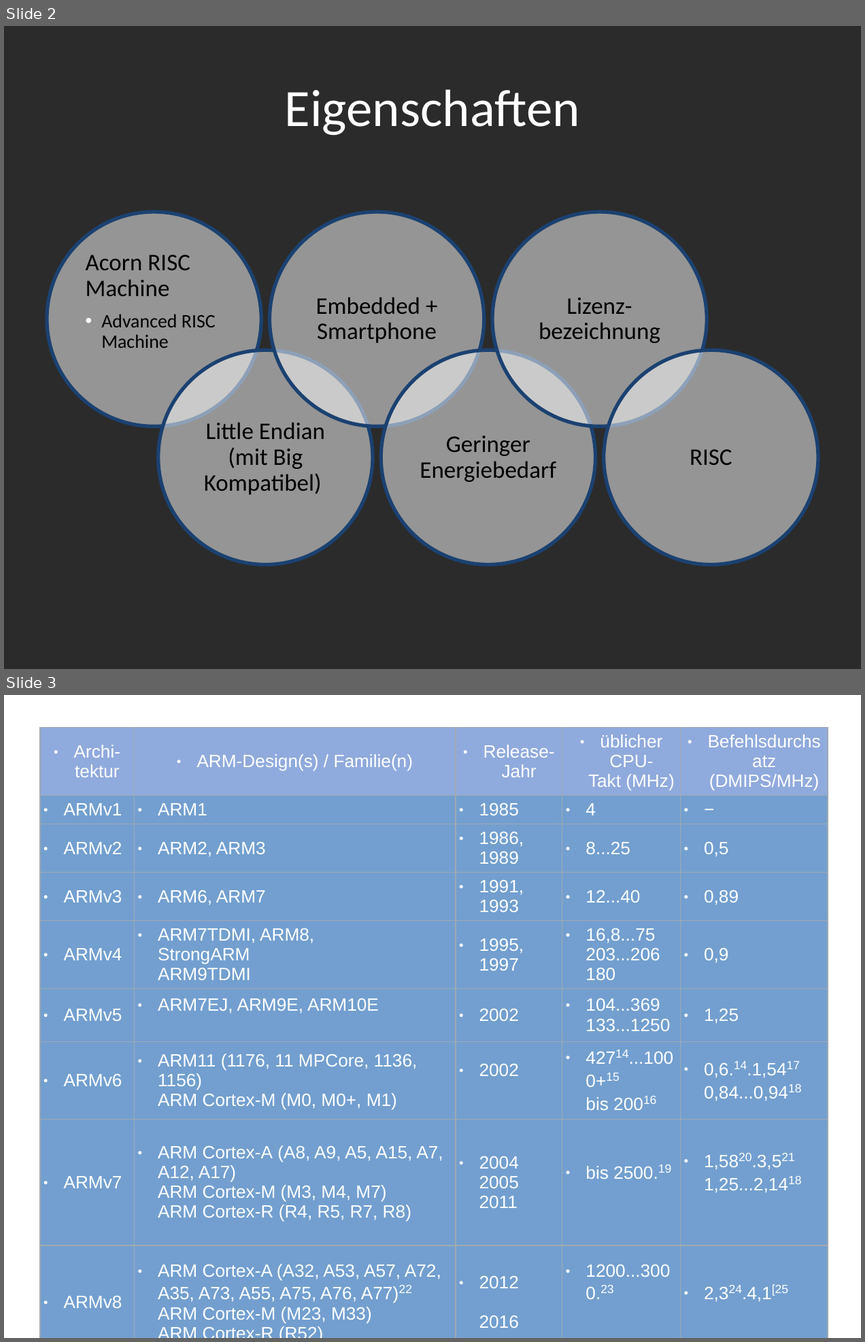
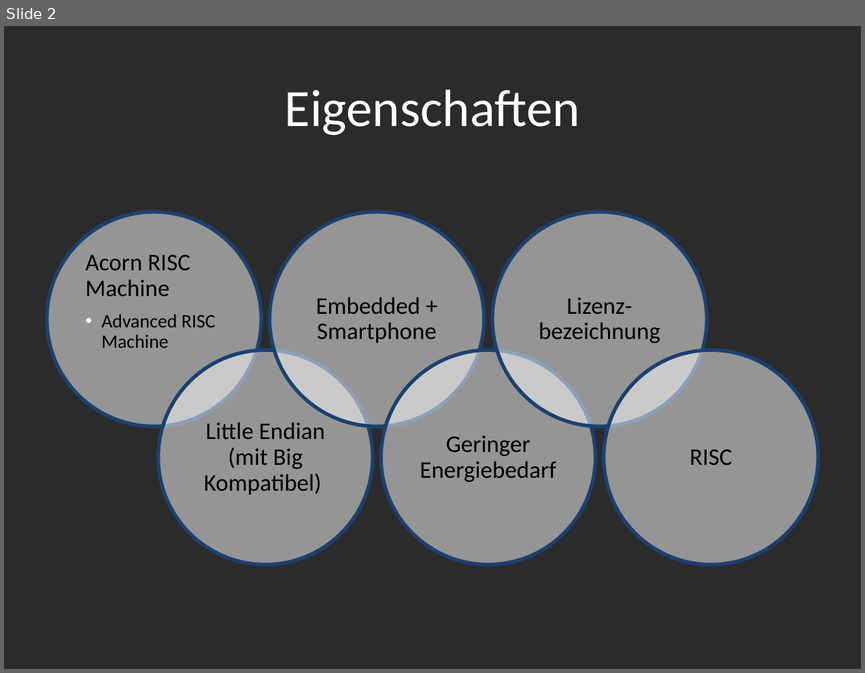
Before and after one commit to sewpalu/Compendia, a slide deck: doc/arm_presentation/ARM-Prozessoren.odp. Shown one above the other, each under a label of ours: slides 2 and 3 before the commit, slide 2 after it. The pictures are 865x1342 and 865x673 pixels, drawn with LibreOffice and Linux fonts; fonts in the diff are those of the drawing; background and template pictures are left out; a plain dark background stands for a picture behind light text. Boxes give left, top, right and bottom in pixels: in the first picture for what was removed or moved away, otherwise in the second. Text is boxed around its words. In the diff, an @@ line names an element or a change of style, - is before the commit and + after.

```diff
--- a/doc/arm_presentation/ARM-Prozessoren.odp
+++ b/doc/arm_presentation/ARM-Prozessoren.odp
@@ slide 3 removed at bbox=[4, 695, 861, 1338], background picture (left out) @@
@@ table removed at bbox=[40, 728, 827, 1334], 9 rows, 5 columns @@
-Archi- tektur | ARM-Design(s) / Familie(n) | Release- Jahr | üblicher CPU- Takt (MHz) | Befehlsdurchsatz (DMIPS/MHz)
-ARMv1 | ARM1 | 1985 | 4 | −
-ARMv2 | ARM2, ARM3 | 1986, 1989 | 8...25 | 0,5
-ARMv3 | ARM6, ARM7 | 1991, 1993 | 12...40 | 0,89
-ARMv4 | ARM7TDMI, ARM8, StrongARM ARM9TDMI | 1995, 1997 | 16,8...75 203...206 180 | 0,9
-ARMv5 | ARM7EJ, ARM9E, ARM10E | 2002 | 104...369 133...1250 | 1,25
-ARMv6 | ARM11 (1176, 11 MPCore, 1136, 1156) ARM Cortex-M (M0, M0+, M1) | 2002 | 42714...1000+15 bis 20016 | 0,6.14.1,5417 0,84...0,9418
-ARMv7 | ARM Cortex-A (A8, A9, A5, A15, A7, A12, A17) ARM Cortex-M (M3, M4, M7) ARM Cortex-R (R4, R5, R7, R8) | 2004 2005 2011 | bis 2500.19 | 1,5820.3,521 1,25...2,1418
-ARMv8 | ARM Cortex-A (A32, A53, A57, A72, A35, A73, A55, A75, A76, A77)22 ARM Cortex-M (M23, M33) ARM Cortex-R (R52) | 2012 2016 | 1200...3000.23 | 2,324.4,1[25
```
Also in this commit, not shown: 4 slides changed, 3 slides added.
